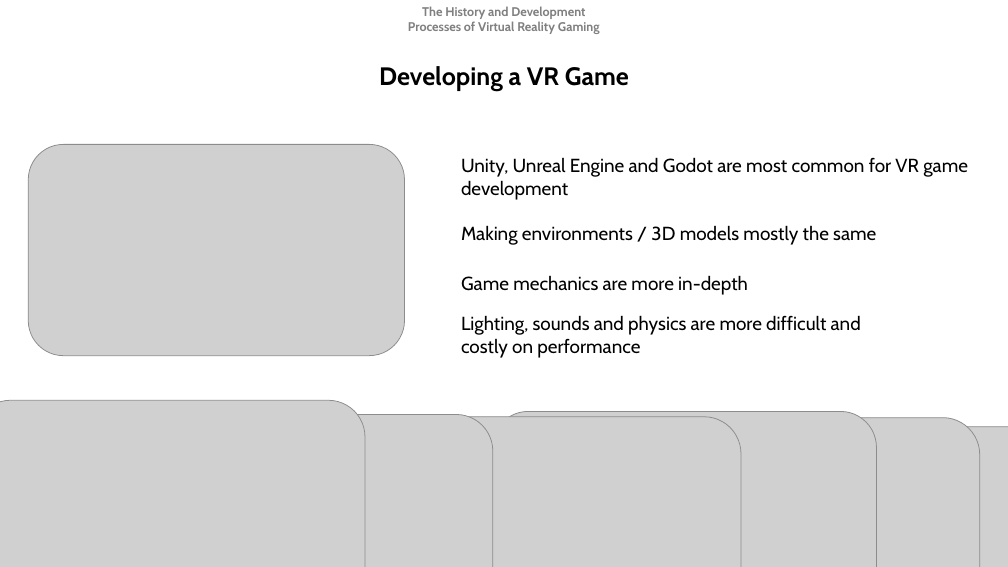
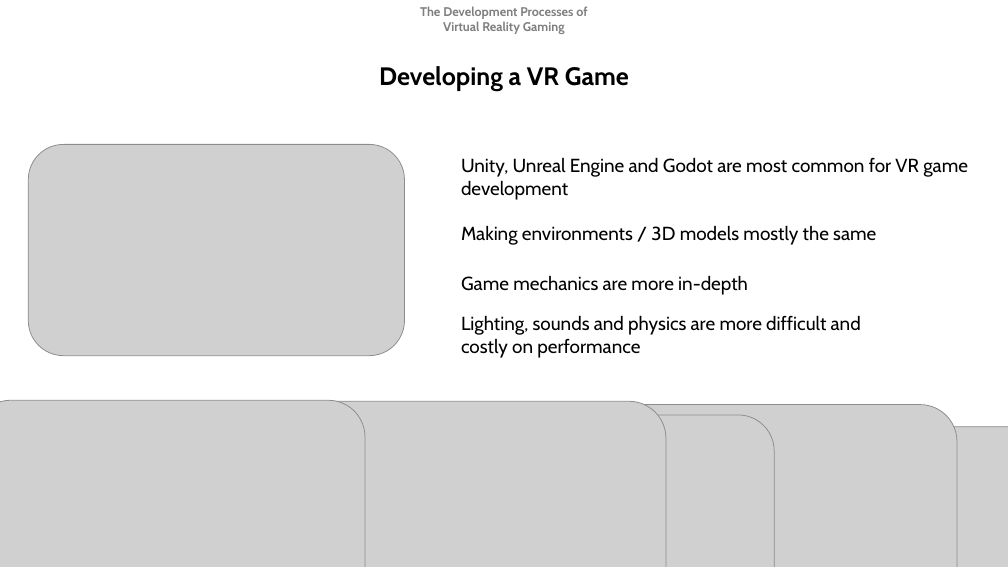
Before and after one commit to Lowwwe-Comm-Skills/P-Presentation-Joe-Cummins-007, a slide deck: slide 3 of Game Development Presentation.pptx (slide 4 before the commit). Drawn at 1008x567 pixels with LibreOffice and Linux fonts; fonts in the diff are those of the drawing; grey boxes stand for pictures. Boxes give left, top, right and bottom in pixels: in the first picture for what was removed or moved away, otherwise in the second. Text is boxed around its words. In the diff, an @@ line names an element or a change of style, - is before the commit and + after.

```diff
--- a/Game Development Presentation.pptx
+++ b/Game Development Presentation.pptx
@@ text at (x1=420, y1=6, x2=587, y2=34): text changed @@
-The History and Development Processes of Virtual Reality Gaming
+The Development Processes of Virtual Reality Gaming
@@ picture removed at (x1=102, y1=414, x2=493, y2=567) @@
@@ picture resized from (x1=347, y1=417, x2=741, y2=567) to (x1=272, y1=402, x2=666, y2=567) @@
@@ picture resized from (x1=492, y1=411, x2=876, y2=567) to (x1=390, y1=415, x2=774, y2=567) @@
@@ picture resized from (x1=586, y1=417, x2=980, y2=567) to (x1=563, y1=405, x2=957, y2=567) @@
```
Also in this commit, not shown: 7 other slides changed, 1 slide removed, 1 other file.
